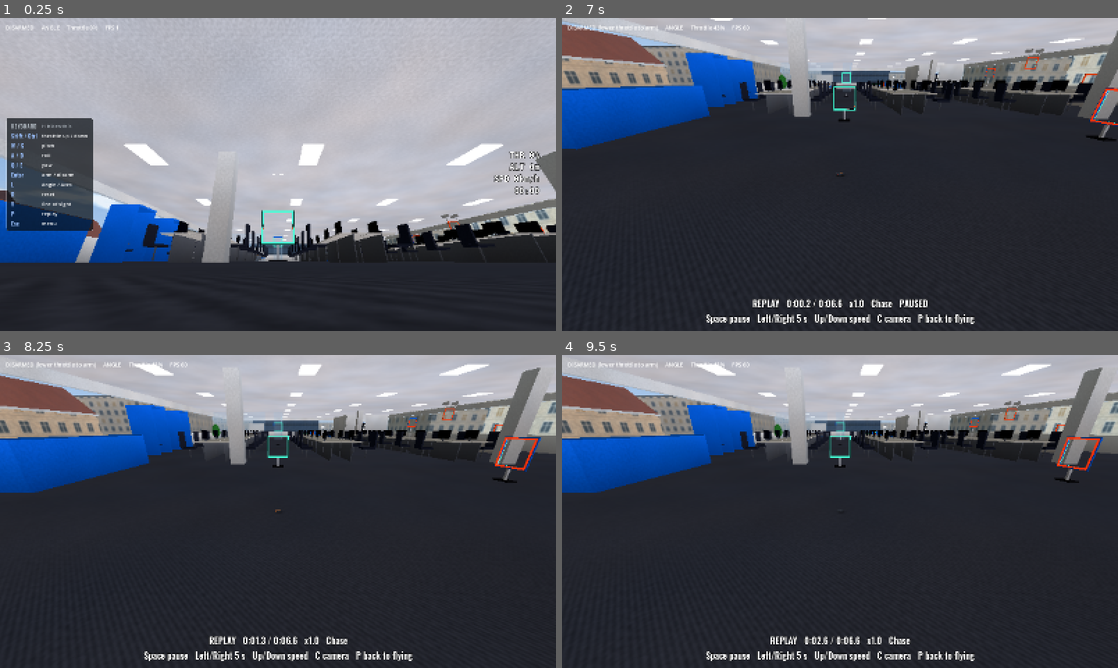
Above: before the commit, frames 1-4 (two rows, left to right).
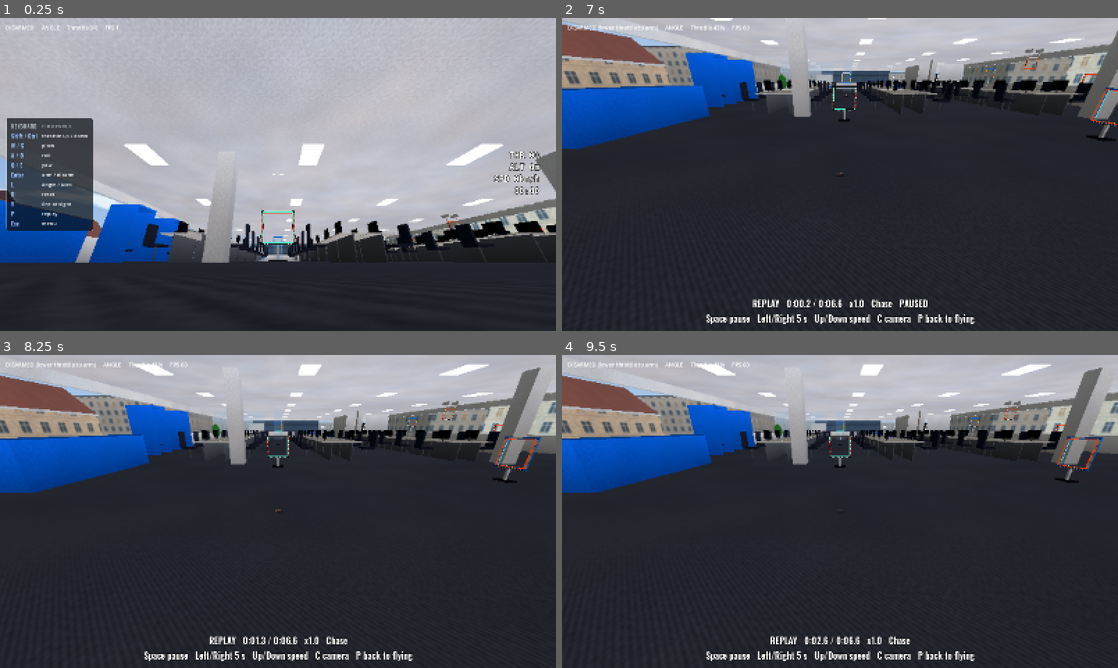
Above: after the commit, the same moments.

Repository: florian010230/static-horizon-fpv-simulator
Game: Godot game, scene res://scenes/maps/Office.tscn
The game is run twice, just before and just after one commit, with the same random seed, the same clock (stepped at 60 frames per second) and the same inputs. This scene is started directly instead of the project's main scene.
Inputs (mouse positions are in pixels of both pictures, inside the frame that each line leads up to):
- Up to frame 1 (0.25 s): no input
- Up to frame 2 (7 s): tap Enter at 0.5, 4.25 s; move the mouse to (962, 158) at 0.52 s; hold D 0.53-1.25 s; hold R 0.53-1.25 s; click (962, 158) at 0.67 s; tap Space at 0.77, 1.07, 1.25, 3.5, 3.77, 4.07, 5, 6.77 s; drag from (728, 190) to (812, 237) at 1.27 s; move the mouse to (895, 105) at 2.02 s; hold D 2.03-2.75 s; hold Enter 2.03-2.75 s; drag from (812, 237) to (673, 127) at 2.77 s; move the mouse to (1006, 221) at 3.52 s; hold A 3.53-4.25 s; hold Shift 3.53-4.25 s; drag from (673, 127) to (756, 96) at 4.27 s; move the mouse to (867, 174) at 5.02 s; hold S 5.03-5.75 s; tap Q at 5.1 s; click (867, 174) at 5.17 s; drag from (756, 96) to (728, 190) at 5.77 s; move the mouse to (962, 158) at 6.52 s; hold W from 6.53 s (still down); tap P at 6.6 s
- Up to frame 3 (8.25 s): tap Space at 7.07 s; release W at 7.25 s; drag from (166, 527) to (250, 574) at 7.27 s; move the mouse to (333, 442) at 8.02 s; hold S from 8.03 s (still down); hold H from 8.03 s (still down)
- Up to frame 4 (9.5 s): release S at 8.75 s; release H at 8.75 s; drag from (812, 574) to (673, 464) at 8.77 s

The runs differ from the first frame. In frame 1, 0.2% of the frame differs, in the area x 46-98%, y 61-74%; in frame 2, 0.3%; in frame 3, 0.3%, in the area x 48-97%, y 17-37%; in frame 4, 0.3%.

Commit message:
Indoor gates: LED gates keep their light colour, whoop gates printed, Office Chevron
Race Arena LED-material gates now use the LED race style in their own
light colour. Whoop-size gates in the Chevron and LED styles get the
design printed flat on a plain frame. The Office uses Chevron gates.

Diff:
--- a/scripts/maps/race_course.gd
+++ b/scripts/maps/race_course.gd
@@ -162,13 +162,14 @@
 	var p: float = PANEL
 	var d: float = 0.09
 	var led: bool = mat.begins_with("led_")
-	var st: int = STYLE if (not led and w > 1.0) else 0 # (2026-10-14 preview: SH_GATE_STYLE 1-3)
+	# (LED gates - Race Arena's - take the LED race style too, in their own colour.)
+	var st: int = STYLE if (w > 1.0 and (not led or STYLE == 2)) else 0
 	var pm: String = mat if not led else "gate_dark"
 	if st == 2:
 		pm = "gate_dark"
 	elif st == 3:
 		pm = "gate_trim"
-	var pal: Dictionary = _pal(mat)
+	var pal: Dictionary = _pal_for(mat)
 	for side in [[Vector3(0, h * 0.5 + p * 0.5, 0), Vector3(w + 2 * p, p, d)], [Vector3(0, -h * 0.5 - p * 0.5, 0), Vector3(w + 2 * p, p, d)],
 			[Vector3(-w * 0.5 - p * 0.5, 0, 0), Vector3(p, h, d)], [Vector3(w * 0.5 + p * 0.5, 0, 0), Vector3(p, h, d)]]:
 		geo.box_xf(xf * Transform3D(Basis(), side[0]), side[1], pm)
@@ -234,10 +235,14 @@
 # design per style (_pal gives the colours of a gate colour). Everything is
 # printed onto the flat panels as thin plates a few mm apart (LZ), in a few
 # shared flat materials tinted per vertex.
-# The user's pick: Pro banner outdoors, LED race indoors; Chevron only on
-# request (SH_GATE_STYLE=1|2|3 forces one, 0 the plain old gates).
+# The user's pick: Pro banner outdoors, LED race indoors, Chevron in the
+# Office (STYLE_BY_ID); otherwise only on request (SH_GATE_STYLE=1|2|3 forces one, 0 the plain old gates).
 static var STYLE: int = 3
-const INDOOR_IDS: Array = ["garage"] # (indoor, but not marked "indoor" in MapCatalog)
+## An LED gate's colour family (its palette).
+const LED_GATE: Dictionary = {"led_blue": "gate_a", "led_orange": "gate_b"}
+const INDOOR_IDS: Array = ["garage"]
+## Maps with their own pick: the Office whoop gates in Chevron (user, 2026-10-14).
+const STYLE_BY_ID: Dictionary = {"office": 1} # (indoor, but not marked "indoor" in MapCatalog)
 
 ## Picks the style for the map about to be built (BuiltMap, before build()).
 static func pick_style(map: Node) -> void:
@@ -245,11 +250,21 @@
 		STYLE = int(OS.get_environment("SH_GATE_STYLE"))
 		return
 	var m: Dictionary = MapCatalog.for_scene(map.scene_file_path)
+	if STYLE_BY_ID.has(m.get("id", "")):
+		STYLE = STYLE_BY_ID[m.id]
+		return
 	STYLE = 2 if m.get("indoor", false) or INDOOR_IDS.has(m.get("id", "")) else 3
 const LZ: Array = [0.0035, 0.007, 0.0105, 0.014]
 const TZ: float = 0.0185
 const INK_DARK := Color(0.06, 0.07, 0.09)
 const INK_LIGHT := Color(0.97, 0.97, 0.97)
+
+## A gate material's palette; an LED gate keeps its own light colour.
+static func _pal_for(mat: String) -> Dictionary:
+	var p: Dictionary = _pal(LED_GATE.get(mat, mat)).duplicate()
+	if mat.begins_with("led_"):
+		p.led = mat
+	return p
 
 static func _pal(mat: String) -> Dictionary:
 	if mat == "gate_b":
@@ -610,18 +625,65 @@
 	var basis := Basis(Vector3.UP, yaw)
 	var xf := Transform3D(basis, pos + Vector3(0, lift + bar + h * 0.5, 0))
 	var d: float = bar * 0.5
-	geo.box_xf(xf * Transform3D(Basis(), Vector3(0, h * 0.5 + bar * 0.5, 0)), Vector3(w + 2 * bar, bar, d), mat)
-	geo.box_xf(xf * Transform3D(Basis(), Vector3(0, -h * 0.5 - bar * 0.5, 0)), Vector3(w + 2 * bar, bar, d), mat)
+	# Styled (2026-10-14, user: "cleaner, fit the design to the small frame"):
+	# a plain frame, the design printed flat on its faces with clean margins,
+	# the pass-direction ring a narrow band at the opening.
+	#   LED race (2): black, a light strip in the gate's colour along the
+	#   middle of the bar, a thin white light near the outer edge.
+	#   Chevron (1): the gate's colour, hazard stripes up the sides, a
+	#   checkered band along the bottom, a white race line along the top.
+	var st: int = STYLE if STYLE in [1, 2] else 0
+	var pal: Dictionary = _pal_for(mat)
+	var fm: String = mat
+	if st == 2:
+		fm = "gate_dark"
+	elif st == 1:
+		fm = "gate_trim"
+		geo.tint = pal.main
+	geo.box_xf(xf * Transform3D(Basis(), Vector3(0, h * 0.5 + bar * 0.5, 0)), Vector3(w + 2 * bar, bar, d), fm)
+	geo.box_xf(xf * Transform3D(Basis(), Vector3(0, -h * 0.5 - bar * 0.5, 0)), Vector3(w + 2 * bar, bar, d), fm)
 	for sx in [-1.0, 1.0]:
-		geo.box_xf(xf * Transform3D(Basis(), Vector3(sx * (w * 0.5 + bar * 0.5), 0, 0)), Vector3(bar, h, d), mat)
-	# White piping round the opening (LED gates: their light strip).
-	var t: float = bar * 0.18
-	var pipe: String = "gate_trim" if not mat.begins_with("led_") else mat
-	geo.box_xf(xf * Transform3D(Basis(), Vector3(0, h * 0.5 + t * 0.5, 0)), Vector3(w, t, d * 1.3), pipe, false, false)
-	geo.box_xf(xf * Transform3D(Basis(), Vector3(0, -h * 0.5 - t * 0.5, 0)), Vector3(w, t, d * 1.3), pipe, false, false)
-	for sx in [-1.0, 1.0]:
-		geo.box_xf(xf * Transform3D(Basis(), Vector3(sx * (w * 0.5 + t * 0.5), 0, 0)), Vector3(t, h, d * 1.3), pipe, false, false)
-	_direction(geo, xf, w, h, d * 0.65 + 0.006, maxf(bar * 0.7, 0.03))
+		geo.box_xf(xf * Transform3D(Basis(), Vector3(sx * (w * 0.5 + bar * 0.5), 0, 0)), Vector3(bar, h, d), fm)
+	geo.tint = Color.WHITE
+	if st > 0:
+		var W: float = w * 0.5
+		var H: float = h * 0.5
+		var b0: float = bar * 0.36 # (the design's inner and outer margins)
+		var b1: float = bar * 0.94
+		for side in [1.0, -1.0]:
+			var face := xf * Transform3D(Basis(Vector3.UP, 0.0 if side > 0.0 else PI), Vector3(0, 0, side * d * 0.5))
+			if st == 2:
+				for e: Array in [[bar * 0.42, bar * 0.58, pal.led], [bar * 0.84, bar * 0.92, pal.led2]]:
+					var i0: float = e[0]
+					var i1: float = e[1]
+					_rc(geo, face, LZ[0], -W - i1, H + i0, W + i1, H + i1, Color.WHITE, e[2])
+					_rc(geo, face, LZ[0], -W - i1, -H - i1, W + i1, -H - i0, Color.WHITE, e[2])
+					for sg in [-1.0, 1.0]:
+						_rc(geo, face, LZ[0], minf(sg * (W + i0), sg * (W + i1)), -H - i0, maxf(sg * (W + i0), sg * (W + i1)), H + i0, Color.WHITE, e[2])
+			else:
+				var per: float = bar * 0.75
+				for sg in [-1.0, 1.0]:
+					var xa: float = minf(sg * (W + b0), sg * (W + b1))
+					var xb: float = maxf(sg * (W + b0), sg * (W + b1))
+					var k: int = 0
+					var c: float = -H - (xb - xa)
+					while c < H:
+						_band(geo, face, LZ[0], xa, xb, c, per * 0.5, sg, [xa, -H, xb, H], pal.c1 if k % 2 == 0 else pal.c2)
+						c += per * 0.5
+						k += 1
+				_rc(geo, face, LZ[0], -W, -H - b1, W, -H - b0, pal.c1)
+				_checker(geo, face, LZ[1], -W, -H - b1, W, -H - b0, int(round(w / ((b1 - b0) * 1.0))), 1, INK_DARK)
+				_rc(geo, face, LZ[0], -W, H + bar * 0.55, W, H + bar * 0.75, pal.c1)
+		_direction(geo, xf, w, h, d * 0.5 + LZ[2], bar * 0.28)
+	else:
+		# White piping round the opening (LED gates: their light strip).
+		var t: float = bar * 0.18
+		var pipe: String = "gate_trim" if not mat.begins_with("led_") else mat
+		geo.box_xf(xf * Transform3D(Basis(), Vector3(0, h * 0.5 + t * 0.5, 0)), Vector3(w, t, d * 1.3), pipe, false, false)
+		geo.box_xf(xf * Transform3D(Basis(), Vector3(0, -h * 0.5 - t * 0.5, 0)), Vector3(w, t, d * 1.3), pipe, false, false)
+		for sx in [-1.0, 1.0]:
+			geo.box_xf(xf * Transform3D(Basis(), Vector3(sx * (w * 0.5 + t * 0.5), 0, 0)), Vector3(t, h, d * 1.3), pipe, false, false)
+		_direction(geo, xf, w, h, d * 0.65 + 0.006, maxf(bar * 0.7, 0.03))
 	if lift > 0.0 and pole:
 		geo.box(pos + Vector3(0, lift * 0.5, 0), Vector3(bar, lift, bar), "gate_pole", yaw)
 		geo.box(pos + Vector3(0, 0.015, 0), Vector3(w * 0.6, 0.03, w * 0.4), "gate_base", yaw)
